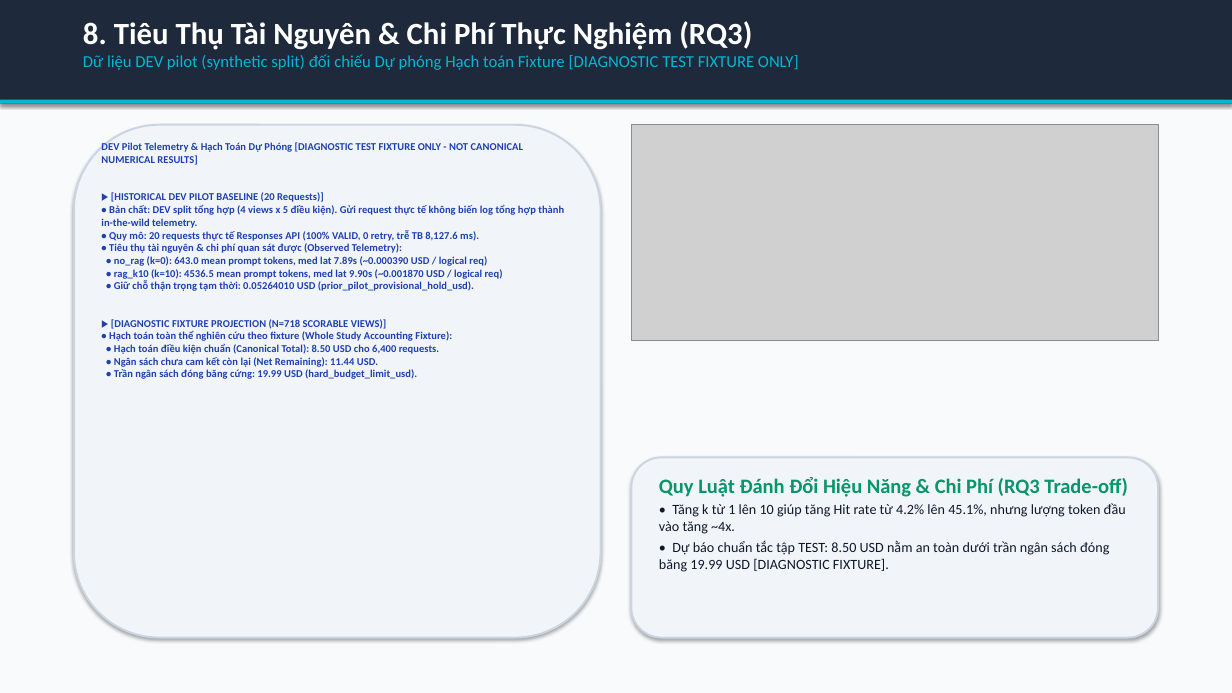
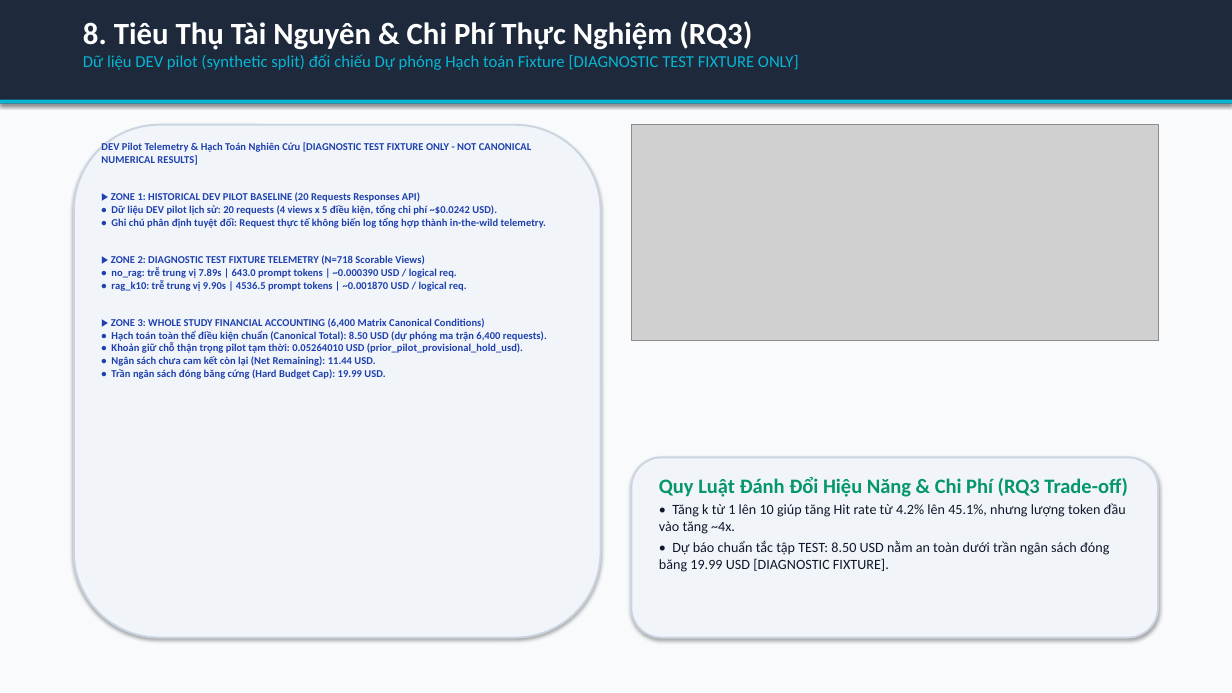
Before and after one commit to habachcp6/RAG2ATTCK, a slide deck: slide 9 of reports/evidence/fixture_populated_slides.pptx. Drawn at 1232x693 pixels with LibreOffice and Linux fonts; fonts in the diff are those of the drawing; grey boxes stand for pictures. Boxes give left, top, right and bottom in pixels: in the first picture for what was removed or moved away, otherwise in the second. Text is boxed around its words. In the diff, an @@ line names an element or a change of style, - is before the commit and + after.

Commit message:
fix(repro-presentation): repair contract defects, add per-condition deltas, cohort separation, numerical binding, and canonical bundle verification

```diff
--- a/reports/evidence/fixture_populated_slides.pptx
+++ b/reports/evidence/fixture_populated_slides.pptx
@@ text at <box>101,142,547,353</box>: text changed @@
-DEV Pilot Telemetry & Hạch Toán Dự Phóng [DIAGNOSTIC TEST FIXTURE ONLY - NOT CANONICAL NUMERICAL RESULTS]
-▶ [HISTORICAL DEV PILOT BASELINE (20 Requests)]
-• Bản chất: DEV split tổng hợp (4 views x 5 điều kiện). Gửi request thực tế không biến log tổng hợp thành in-the-wild telemetry.
-• Quy mô: 20 requests thực tế Responses API (100% VALID, 0 retry, trễ TB 8,127.6 ms).
-• Tiêu thụ tài nguyên & chi phí quan sát được (Observed Telemetry):
-• no_rag (k=0): 643.0 mean prompt tokens, med lat 7.89s (~0.000390 USD / logical req)
-• rag_k10 (k=10): 4536.5 mean prompt tokens, med lat 9.90s (~0.001870 USD / logical req)
-• Giữ chỗ thận trọng tạm thời: 0.05264010 USD (prior_pilot_provisional_hold_usd).
-▶ [DIAGNOSTIC FIXTURE PROJECTION (N=718 SCORABLE VIEWS)]
-• Hạch toán toàn thể nghiên cứu theo fixture (Whole Study Accounting Fixture):
-• Hạch toán điều kiện chuẩn (Canonical Total): 8.50 USD cho 6,400 requests.
+DEV Pilot Telemetry & Hạch Toán Nghiên Cứu [DIAGNOSTIC TEST FIXTURE ONLY - NOT CANONICAL NUMERICAL RESULTS]
+▶ ZONE 1: HISTORICAL DEV PILOT BASELINE (20 Requests Responses API)
+• Dữ liệu DEV pilot lịch sử: 20 requests (4 views x 5 điều kiện, tổng chi phí ~$0.0242 USD).
+• Ghi chú phân định tuyệt đối: Request thực tế không biến log tổng hợp thành in-the-wild telemetry.
+▶ ZONE 2: DIAGNOSTIC TEST FIXTURE TELEMETRY (N=718 Scorable Views)
+• no_rag: trễ trung vị 7.89s | 643.0 prompt tokens | ~0.000390 USD / logical req.
+• rag_k10: trễ trung vị 9.90s | 4536.5 prompt tokens | ~0.001870 USD / logical req.
+▶ ZONE 3: WHOLE STUDY FINANCIAL ACCOUNTING (6,400 Matrix Canonical Conditions)
+• Hạch toán toàn thể điều kiện chuẩn (Canonical Total): 8.50 USD (dự phóng ma trận 6,400 requests).
+• Khoản giữ chỗ thận trọng pilot tạm thời: 0.05264010 USD (prior_pilot_provisional_hold_usd).
@@ text at <box>111,369,385,379</box>: text changed @@
-• Trần ngân sách đóng băng cứng: 19.99 USD (hard_budget_limit_usd).
+• Trần ngân sách đóng băng cứng (Hard Budget Cap): 19.99 USD.
```
Also in this commit, not shown: 2 other slides changed, 12 other files.
